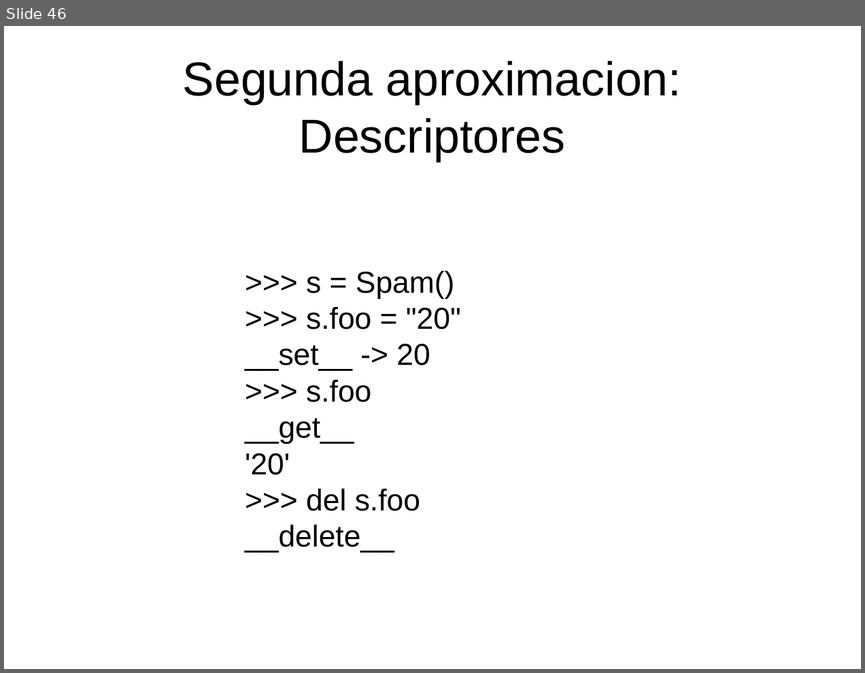
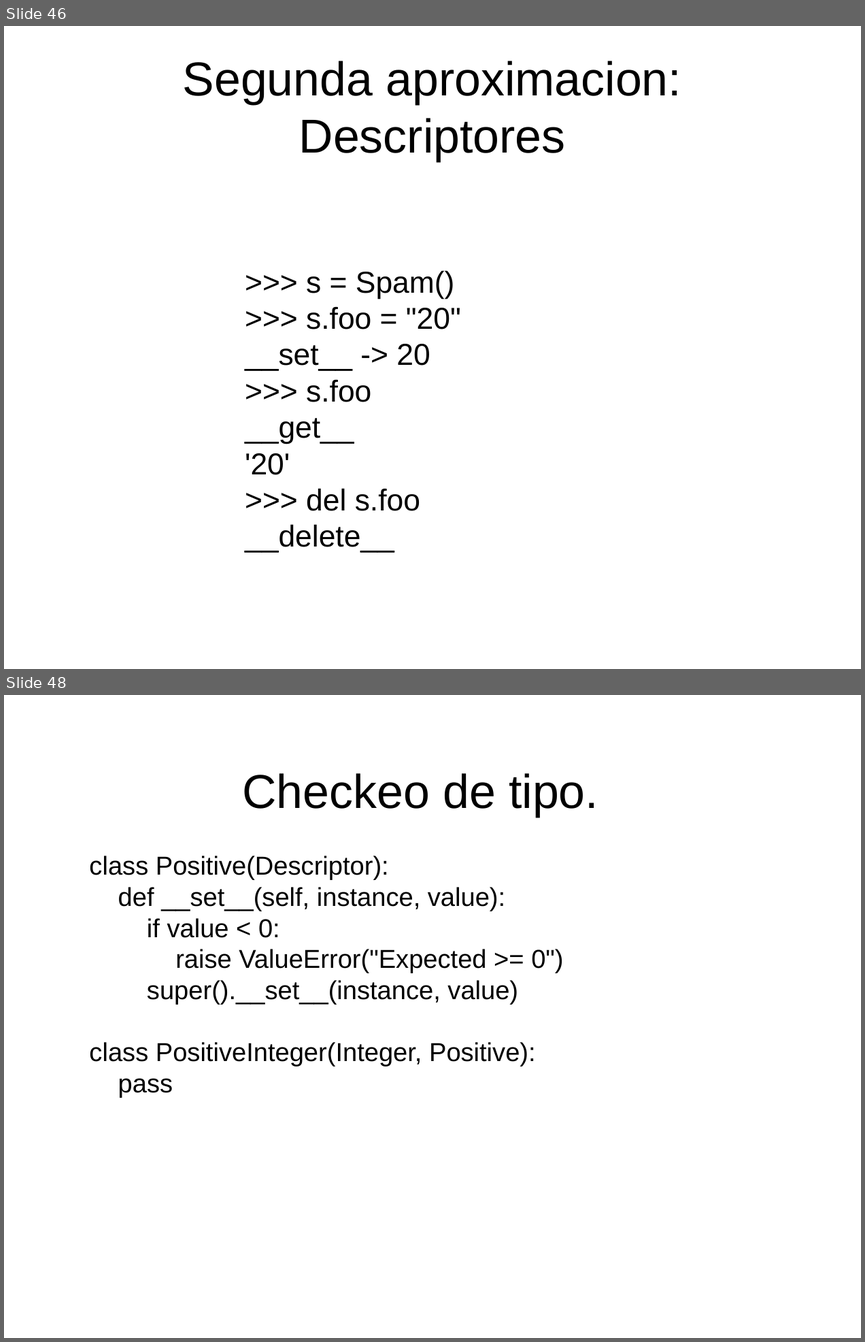
Before and after one commit to niwinz/niwi-slides, a slide deck: meta-py3/slides.odp. Shown one above the other, each under a label of ours: slide 46 before the commit, slides 46 and 48 after it; the slides between them are not shown. The pictures are 865x673 and 865x1342 pixels, drawn with LibreOffice and Linux fonts; fonts in the diff are those of the drawing. Boxes give left, top, right and bottom in pixels: in the first picture for what was removed or moved away, otherwise in the second. Text is boxed around its words. In the diff, an @@ line names an element or a change of style, - is before the commit and + after.

```diff
--- a/meta-py3/slides.odp
+++ b/meta-py3/slides.odp
@@ slide 48 added at [4, 695, 861, 1338], background #FFFFFF @@
@@ title added at [242, 773, 598, 817], 44 pt, text #000000 @@
+Checkeo de tipo.
@@ text added at [89, 855, 563, 1098], 24 pt, text #000000 @@
+class Positive(Descriptor):
+def __set__(self, instance, value):
+if value < 0:
+raise ValueError("Expected >= 0")
+super().__set__(instance, value)
+class PositiveInteger(Integer, Positive):
+pass
```
Also in this commit, not shown: 2 slides changed, 18 other slides added.
